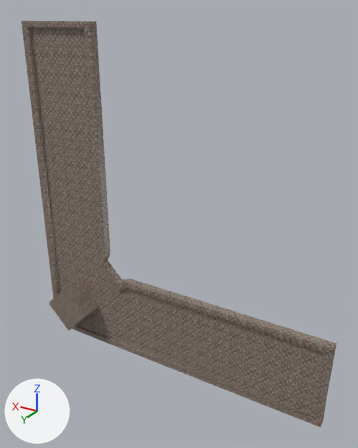
A saved change to the Blender file assets/blender/seg2.blend.
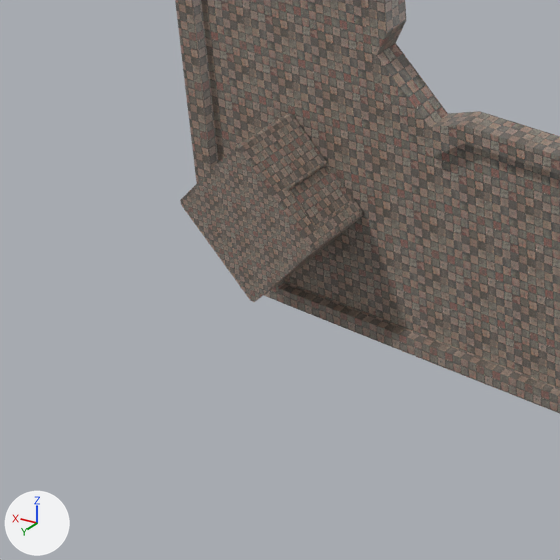
Old and new are each drawn whole from a 50 mm camera at (-424.0, 463.0, 12.0) aimed at (-149.0, 4.0, -217.0) and again close up on the part from 0% to 43% of the width and 55% to 89% of the height. Every picture has the same lights, and +X, +Y and +Z are marked at lower left.
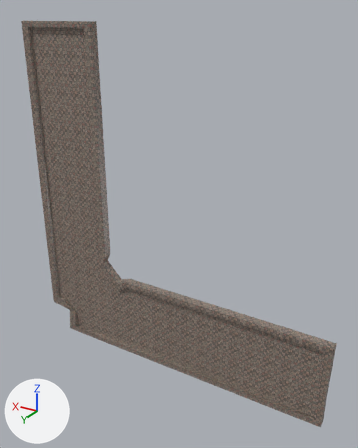
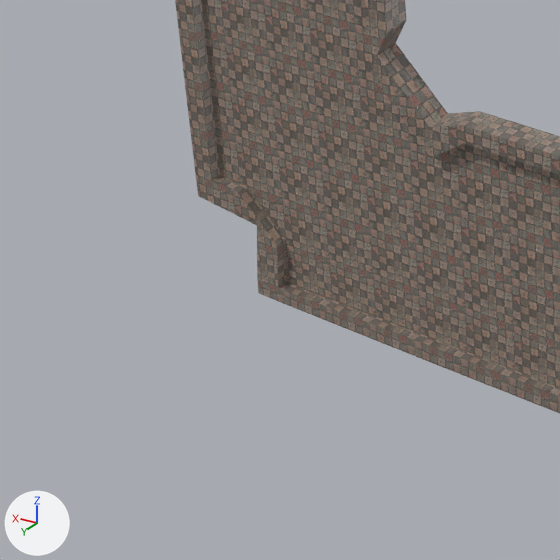
The newer file is also turned or shifted as a whole; pictures and numbers use the older file's frame.

Pixel boxes (x1, y1, x2, y2) of what changed, in the close-ups (560 x 560 px):
'Cube.001', deleted
    before: (180, 113, 363, 302)

What the commit changed:
Object 'Cube.001' (ob_cube_001) is deleted.
